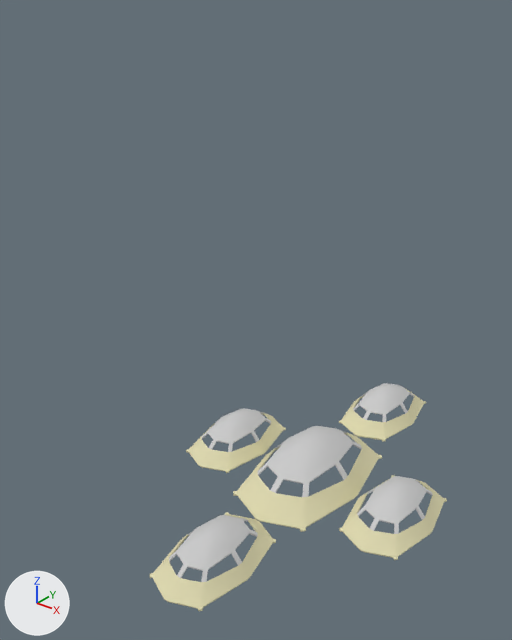
Before and after pictures for a commit that changed the FBX model Assets/Meshes/Recintos/baseChica.FBX.
Camera for both pictures: a 50 mm lens placed at (6.51, -9.93, 9.28), pointed at (-0.5, -1.17, 3.85). Lighting does not change. The marker at lower left points along +X, +Y and +Z. Where no turn or scale is listed for an object, it has been applied to the vertices.
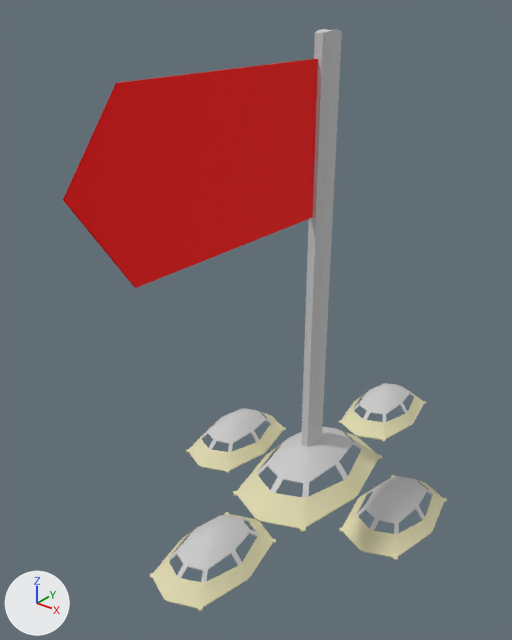
What changed in the scene script:
```text
Add mat_material__38:
    mat_material__38 = principled_material('Material #38')
    mat_material__38.base_color = (1.0, 0.0, 0.0)  # red #ff0000
    mat_material__38.roughness = 0.859
Change me_mesh:
    used by ob_plane001; location = (0.0, 0.0, 0.46)
    remove me_mesh.from_pydata(...)  # 800 vertices, 1740 faces; spans x -2.73..2.73, y -4.2..4.2, z -0.45..0.45
    add me_mesh.from_pydata(...)  # 816 vertices, 1772 faces; spans x -2.73..2.73, y -4.2..4.2, z -0.45..8.07
    me_mesh part 1
    8 vertices are removed from x -0.11..0.12, y -0.26..0.25, z 0.43..0.45
    36 faces are deleted
    24 vertices are added at x -0.12..0.13, y -0.27..0.26, z 0.42..8.07
    68 new faces join them, mat_material__25 (light grey #cacaca)
Add me_mesh_001:
    me_mesh_001.from_pydata([(-0.01, 2.11, 1.27), (0.01, 2.11, 1.27), (0.02, 2.14, -1.27), (-0.02, 2.14, -1.27), (-0.01, -2.14, 1.33), (0.01, -2.14, 1.33), (-0.02, -2.11, -1.21), (0.02, -2.11, -1.21), (0.02, 2.12, 0.11), (-0.02, 2.12, 0.11), (-0.02, -3.05, 0.16), (0.02, -3.05, 0.16)], [], [(3, 9, 8, 2), (4, 5, 1, 0), (5, 11, 8, 1), (7, 6, 3, 2), (6, 10, 9, 3), (9, 0, 1, 8), (11, 7, 2, 8), (10, 4, 0, 9)])
    me_mesh_001.materials.append(mat_material__38)  # its picture is missing
Add ob_object003:
    ob_object003 = bpy.data.objects.new('Object003', me_mesh_001)
    ob_object003.location = (-0.01, -2.17, 6.85)
```

Pixel boxes [x1, y1, x2, y2] of what changed, in the pictures (512 x 640 px):
'Object003', added (red)
    after: [63, 59, 318, 288]
'Plane001', reshaped (155% taller)
    before: [150, 383, 447, 611]
    after: [150, 29, 447, 611]
part 1 of me_mesh, built on
    before: [288, 429, 335, 460]
    after: [288, 29, 342, 460]
